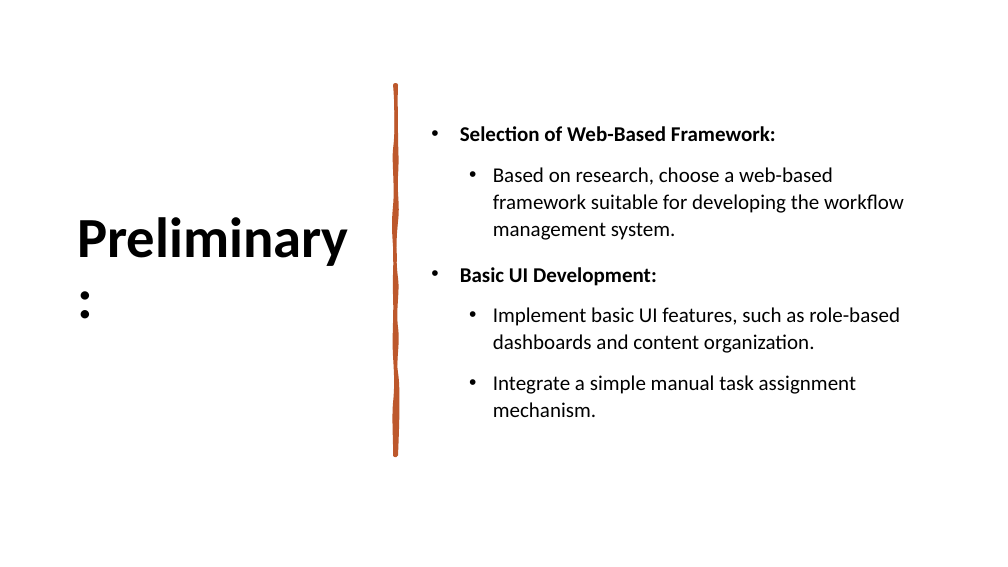
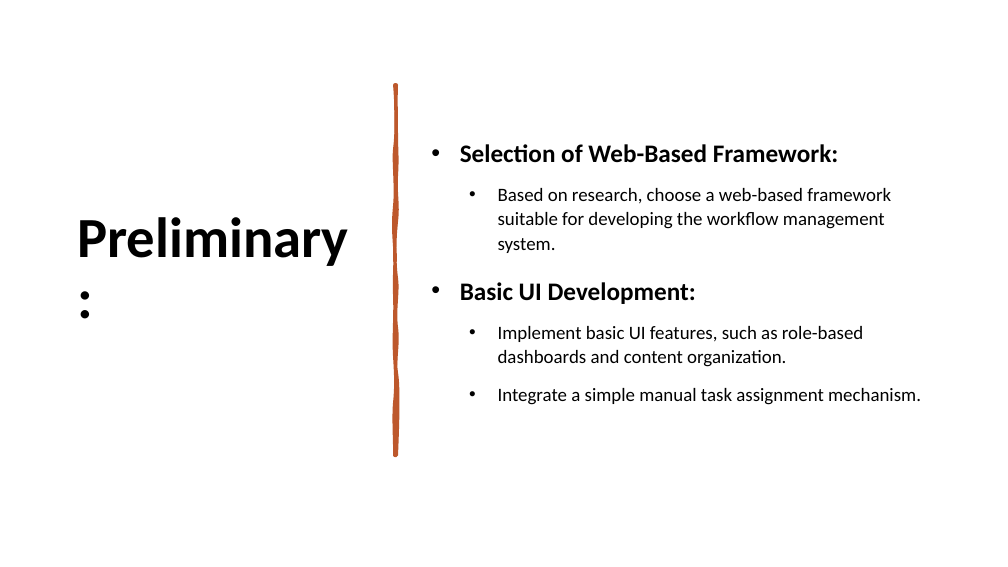
Before and after one commit to RoiTief/Exam-Management-System, a slide deck: slide 15 of docs/Proof of concept presentation.pptx. Drawn at 1008x567 pixels with LibreOffice and Linux fonts; fonts in the diff are those of the drawing. Boxes give left, top, right and bottom in pixels: in the first picture for what was removed or moved away, otherwise in the second. Text is boxed around its words. In the diff, an @@ line names an element or a change of style, - is before the commit and + after.

```diff
--- a/docs/Proof of concept presentation.pptx
+++ b/docs/Proof of concept presentation.pptx
@@ text "Selection of Web-Based Framework:" at (460,144,921,405): size 20 to 24 pt in "Selection of Web-Based Framework:", "Basic UI Development:"; size 20 to 18 pt in "Based on research, choose a web-based framework ...", "Implement basic UI features, such as role-based ...", "Integrate a simple manual task assignment mechanism."; indent changed @@
```
Also in this commit, not shown: 3 other slides changed, 4 slides added, 8 slides removed.
